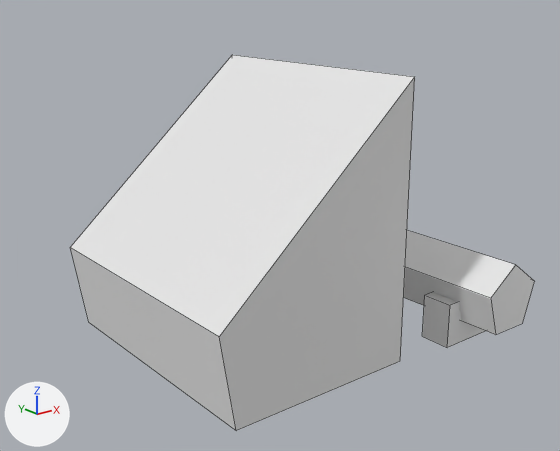
Renders of the FBX model Assets/Models/Woodcutter.fbx from each side of a commit.
Rendered twice from a camera (50 mm lens) standing at (-0.946, -1.09, 0.642) and looking at (-0.096, -0.027, 0.217). Arrows for +X, +Y and +Z are at lower left; the lights stay in place. Mesh edges are drawn as thin lines.

The first picture shows 'Woodcutter'.
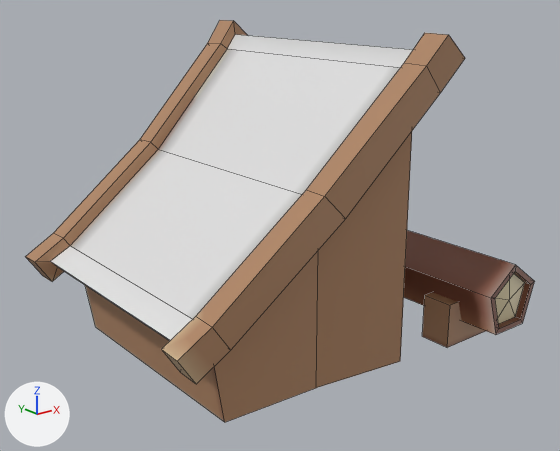
Changed parts and their boxes (x1, y1, x2, y2) in the pictures (560 x 451 px):
```json
{"object": "Woodcutter", "change": "reshaped, turned, rescaled", "before": [70, 55, 535, 431], "after": [25, 20, 535, 422]}
{"part": 1, "of": "me_woodcutter", "change": "deleted", "before": [404, 230, 535, 335]}
{"part": 2, "of": "me_woodcutter", "change": "deleted", "before": [422, 292, 485, 348]}
{"part": 3, "of": "me_woodcutter", "change": "built on", "before": [70, 55, 415, 431], "after": [25, 20, 535, 422]}
```

The change, as JSON lines over the scene's bpy script:
```json
{"op": "add", "block": "img_woodcutter_png", "code": ["img_woodcutter_png = load_image('Woodcutter.png', '../Textures/Woodcutter.png', 32, 32, 'sRGB')"]}
{"op": "add", "block": "mat_woodcutter", "code": ["mat_woodcutter = principled_material('Woodcutter')", "mat_woodcutter.texture = img_woodcutter_png"]}
{"block": "me_woodcutter", "where": "# used by ob_woodcutter; location = (0.0, 0.0, 0.0); rotation_euler = (1.571, 0.0, 0.0), in degrees (90, 0, 0); scale = (0.01, 0.01, 0.01)"}
{"op": "remove", "block": "me_woodcutter", "code": "me_woodcutter.from_pydata(...)  # 34 vertices, 25 faces; spans x -38.5..27.1, y 0.0..50.0, z -34.3..34.3"}
{"op": "add", "block": "me_woodcutter", "code": "me_woodcutter.from_pydata(...)  # 122 vertices, 113 faces; spans x -0.5..0.3, y -0.3..0.3, z 0.0..0.6"}
{"block": "me_woodcutter", "change": "me_woodcutter part 1: the loose piece of 10 vertices spanning x 11.9..25.0, y 4.3..16.7, z -34.3..34.3 is deleted"}
{"block": "me_woodcutter", "change": "me_woodcutter part 2: the loose piece of 8 vertices spanning x 10.8..27.1, y 0.0..8.5, z 20.6..26.6 is deleted"}
{"block": "me_woodcutter", "change": "me_woodcutter part 3"}
{"block": "me_woodcutter", "change": "8 vertices are removed from x -38.5..0.0, y 0.0..50.0, z -25.0..25.0"}
{"block": "me_woodcutter", "change": "6 faces are deleted"}
{"block": "me_woodcutter", "change": "122 vertices are added at x -0.5..0.3, y -0.3..0.3, z 0.0..0.6"}
{"block": "me_woodcutter", "change": "113 new faces join them"}
{"op": "add", "block": "me_woodcutter", "code": "me_woodcutter.materials.append(mat_woodcutter)  # picture img_woodcutter_png"}
{"op": "set", "path": "ob_woodcutter.rotation_euler", "old": "(1.571, 0.0, 0.0)", "new": "(0.0, 0.0, 0.0)", "note": "degrees (90, 0, 0) -> degrees (0, 0, 0)"}
{"op": "set", "path": "ob_woodcutter.scale", "old": "(0.01, 0.01, 0.01)", "new": "(1.0, 1.0, 1.0)"}
```
